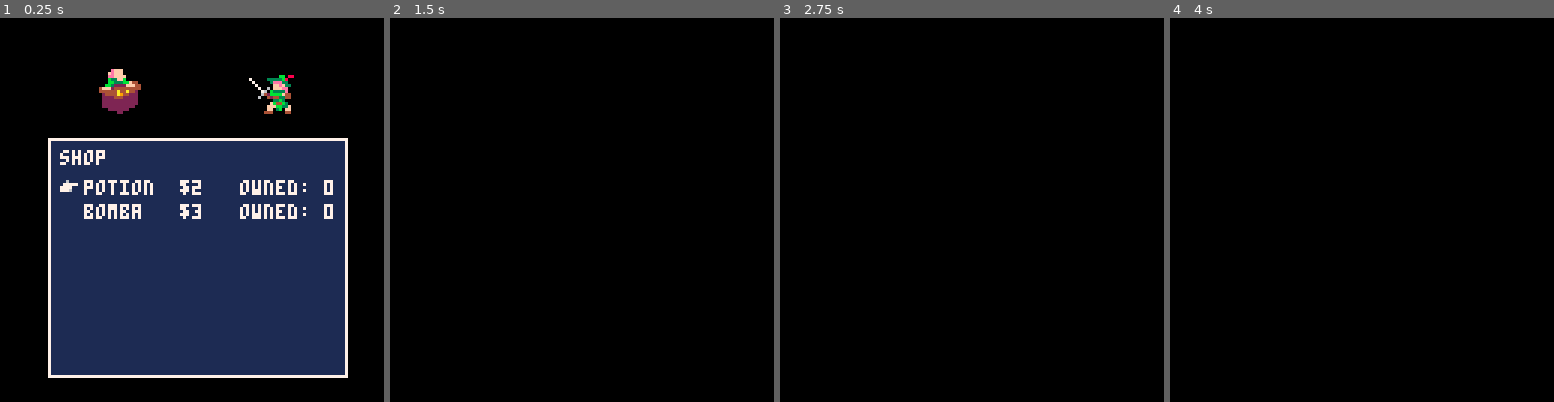
Above: before the commit, frames 1-4 (left to right).
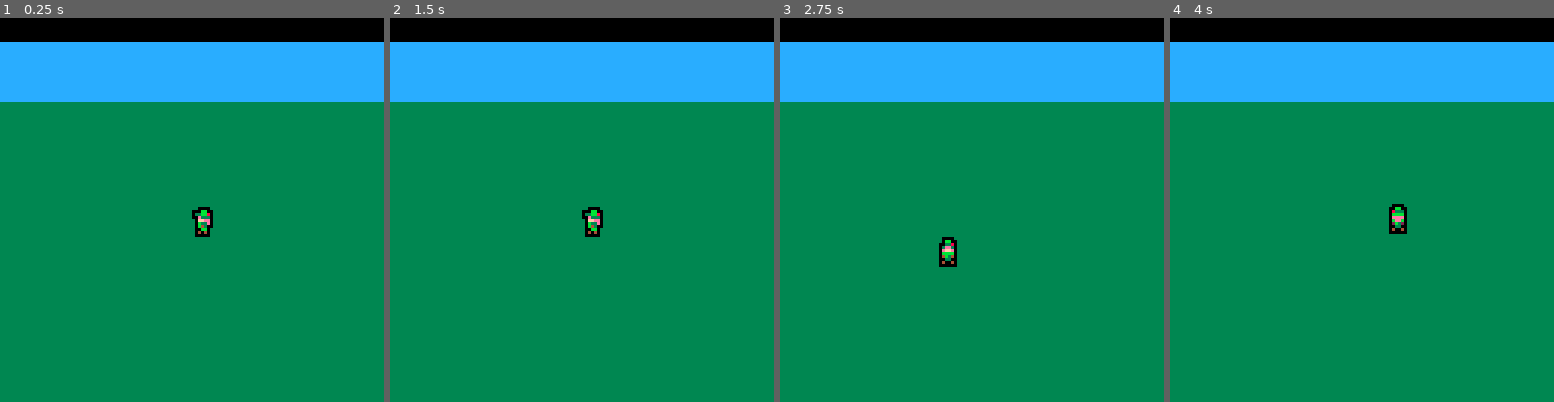
Above: after the commit, the same moments.

Repository: AddisonMink/pico8-rpg
Game: PICO-8 cartridge game.p8
Two runs of this game, one before a commit and one after it. Both use one fixed random seed, a clock stepped at 60 frames per second and the inputs below.
Inputs:
- Up to frame 1 (0.25 s): no input
- Up to frame 2 (1.5 s): tap O (Z key) at 0.33, 0.7, 1.43 s; tap X (X key) at 1.07 s
- Up to frame 3 (2.75 s): hold Left 1.97-2.37 s; tap X (X key) at 2.07, 2.4, 2.73 s; tap O (Z key) at 2.22 s; hold Down from 2.42 s (still down)
- Up to frame 4 (4 s): release Down at 2.82 s; hold Right 2.87-3.53 s; tap X (X key) at 3.07, 3.4, 3.73 s; tap O (Z key) at 3.1, 3.98 s; hold Up from 3.58 s (still down)

The runs differ from the first frame. In frame 1, 94% of the frame differs, in the area x 0-100%, y 6-100%; in frame 2, 94%; in frame 3, 94%; in frame 4, 94%.

Commit message:
add world module.

Diff:
--- a/game.p8
+++ b/game.p8
@@ -6,21 +6,19 @@
 #include menu_tree.lua
 #include global_state.lua
 #include dialogue.lua
+#include world.lua
 
 function _init()
-  dialogue = dialogue_town_shop
+  world = world_new()
 end
 
 function _update()
-  if result then return end
-  result = dialogue:update()
-  if result ~= "cancel" then result = nil end
+ world:update()
 end
 
 function _draw()
   cls()
-  if result then return end
-  dialogue:draw(8, 8)
+  world:draw()
 end
 
 __gfx__
--- a/util.lua
+++ b/util.lua
@@ -6,3 +6,20 @@
   end
   return str
 end
+
+function set_palette(color)
+  for i = 0, 15 do
+    pal(i, color)
+  end
+end
+
+function spr_outline(id, x, y, flip_x)
+  set_palette(0)
+  for x = x - 1, x + 1 do
+    for y = y - 1, y + 1 do
+      spr(id, x, y, 1, 1, flip_x)
+    end
+  end
+  pal()
+  spr(id, x, y, 1, 1, flip_x)
+end
--- /dev/null
+++ b/world.lua
@@ -0,0 +1,60 @@
+function world_new()
+  -- #region constants
+  local side_frames = { 72, 73 }
+  local down_frames = { 88, 89, 88, 90 }
+  local up_frames = { 75, 76, 75, 77 }
+  -- #endregion
+
+  -- #region state
+  local x, y = 64, 64
+  local moving = false
+  local frames = side_frames
+  local flip_x = false
+  local id = frames[1]
+  local me = {}
+  -- #endregion
+
+  local function tile_pos(x, y)
+    return flr((x + 4) / 8), flr((y + 4) / 8)
+  end
+
+  local function move()
+    local dx = btn(0) and -1 or btn(1) and 1 or 0
+    local dy = dx == 0 and (btn(2) and -1 or btn(3) and 1 or 0) or 0
+    local tx, ty = tile_pos(x + dx, y + dy)
+    local tile_id = mget(tx, ty)
+    local in_bounds = tx >= 0 and tx < 16 and ty > 2 and ty < 16
+
+    if not in_bounds then
+      dx, dy = 0, 0
+    end
+
+    moving = dx != 0 or dy != 0
+    x += dx
+    y += dy
+    if dx ~= 0 then
+      frames, flip_x = side_frames, dx > 0
+    elseif dy > 0 then
+      frames, flip_x = down_frames, false
+    elseif dy < 0 then
+      frames, flip_x = up_frames, false
+    end
+
+    id = moving and frames[flr(time() * 6) % #frames + 1] or frames[1]
+    return tx, ty, tile_id
+  end
+
+  function me:update()
+    local tx, ty, tile_id = move()
+  end
+
+  function me:draw()
+    cls(3)
+    rectfill(0, 0, 127, 7, 0)
+    rectfill(0, 8, 127, 27, 12)
+    map()
+    spr_outline(id, x, y, flip_x)
+  end
+
+  return me
+end
